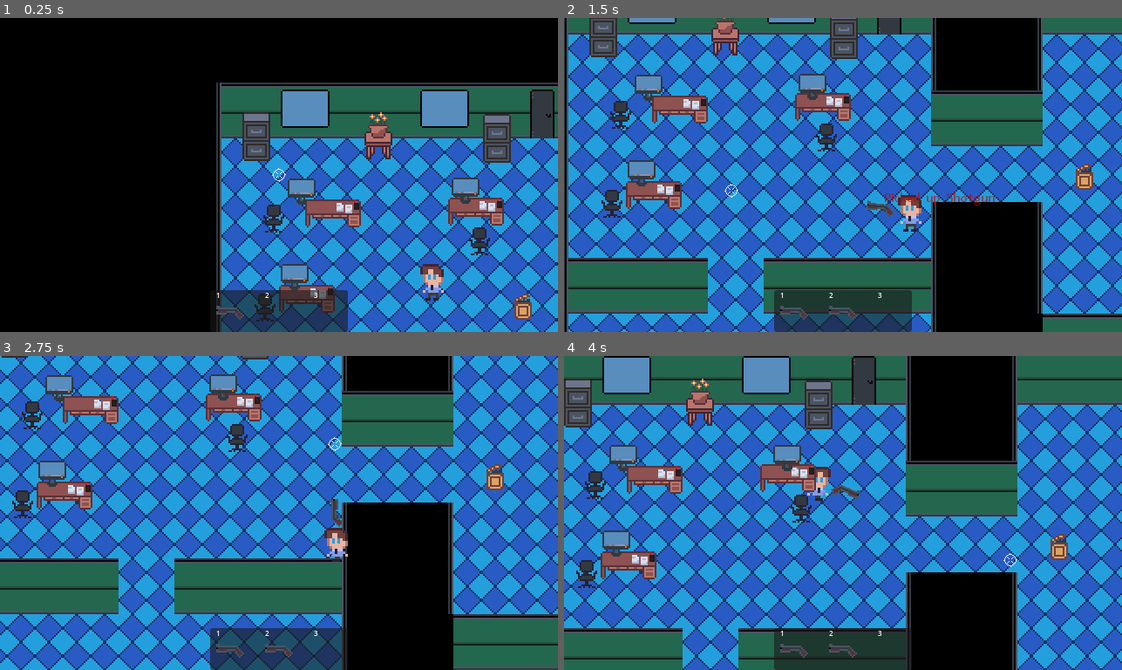
Above: before the commit, frames 1-4 (two rows, left to right).
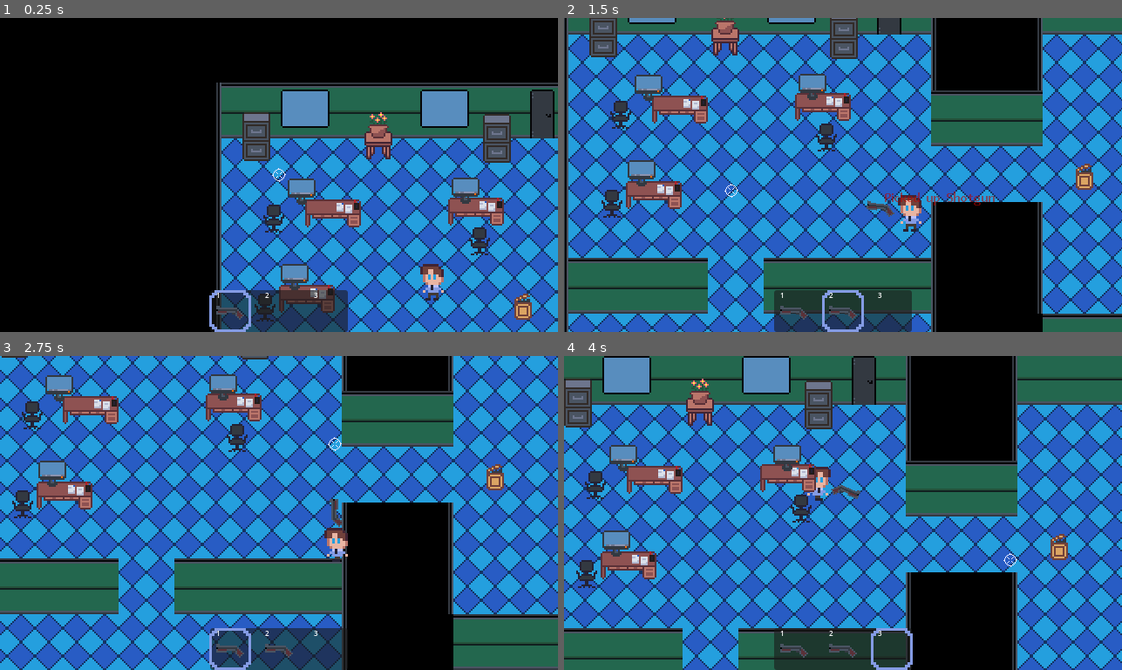
Above: after the commit, the same moments.

Repository: bhmcarr/Deep-Dive
Game: Godot game, scene res://Scenes/main.tscn
Two runs of this game, one before a commit and one after it. Both use one fixed random seed, a clock stepped at 60 frames per second and the inputs below.
Inputs (mouse positions are in pixels of both pictures, inside the frame that each line leads up to):
- Up to frame 1 (0.25 s): no input
- Up to frame 2 (1.5 s): move the mouse to (965, 159) at 0.52 s; hold D (move_right) 0.53-1.28 s; tap 1 (item_1) at 0.6 s; tap 2 (item_2) at 0.8, 1.35 s; move the mouse to (731, 190) at 1.27 s; hold S (move_down) from 1.28 s (still down)
- Up to frame 3 (2.75 s): tap 3 (item_3) at 1.55, 2.1 s; move the mouse to (334, 443) at 2.02 s; release S (move_down) at 2.03 s; hold D (move_right) from 2.03 s (still down); tap 1 (item_1) at 2.3 s
- Up to frame 4 (4 s): move the mouse to (815, 575) at 2.77 s; release D (move_right) at 2.78 s; hold W (move_up) 2.78-3.53 s; tap 1 (item_1) at 2.85 s; tap 2 (item_2) at 3.05, 3.6 s; move the mouse to (1010, 560) at 3.52 s; hold A (move_left) from 3.53 s (still down); tap 3 (item_3) at 3.8 s

The runs differ from the first frame. In frame 1, 0.2% of the frame differs, in the area x 37-45%, y 86-100%; in frame 2, 0.2%; in frame 3, 0.2%; in frame 4, 0.2%.

Commit message:
selected item on hotbar

Diff:
--- a/Scenes/UI/Hotbar.tscn
+++ b/Scenes/UI/Hotbar.tscn
@@ -2,6 +2,7 @@
 
 [ext_resource type="Texture2D" uid="uid://soqp1ktvu4u4" path="res://Assets/shotgun.png" id="1_4xv20"]
 [ext_resource type="Script" uid="uid://boeqyau84o3ys" path="res://Scenes/UI/hotbar.gd" id="1_xlsws"]
+[ext_resource type="Texture2D" uid="uid://wxlasrx00co7" path="res://Assets/hotbar_selector.png" id="2_mmfkx"]
 
 [sub_resource type="LabelSettings" id="LabelSettings_xlsws"]
 font_size = 8
@@ -27,6 +28,11 @@
 offset_right = 79.0
 grow_horizontal = 2
 grow_vertical = 0
+
+[node name="HotbarSelector" type="Sprite2D" parent="Panel" unique_id=1586977076]
+position = Vector2(23, 24)
+scale = Vector2(3, 3)
+texture = ExtResource("2_mmfkx")
 
 [node name="NumberLabels" type="Control" parent="Panel" unique_id=1967065719]
 layout_mode = 1
--- a/Scenes/UI/hotbar.gd
+++ b/Scenes/UI/hotbar.gd
@@ -3,7 +3,7 @@
 @onready var item_sprite_1: Sprite2D = $Panel/ItemSprite1
 @onready var item_sprite_2: Sprite2D = $Panel/ItemSprite2
 @onready var item_sprite_3: Sprite2D = $Panel/ItemSprite3
-
+@onready var hotbar_selector: Sprite2D = $Panel/HotbarSelector
 
 # Called when the node enters the scene tree for the first time.
 func _ready() -> void:
@@ -13,11 +13,15 @@
 
 	Inventory.item_added.connect(_on_item_added)
 	Inventory.item_removed.connect(_on_item_removed)
+	Inventory.item_selected.connect(_on_item_selected)
 
 func _on_item_added(new_item: Item) -> void:
 	_update_item_info()
 
 func _on_item_removed(index_removed: int) -> void:
+	_update_item_info()
+
+func _on_item_selected(new_index: int) -> void:
 	_update_item_info()
 
 func _update_item_info() -> void:
@@ -28,3 +32,12 @@
 		item_sprite_2.texture = load(Inventory.get_item(1).image_path)
 	if size > 2:
 		item_sprite_3.texture = load(Inventory.get_item(2).image_path)
+
+	# Update selector position
+	match Inventory.selected_item_index:
+		0:
+			hotbar_selector.position = item_sprite_1.position
+		1:
+			hotbar_selector.position = item_sprite_2.position
+		2:
+			hotbar_selector.position = item_sprite_3.position
--- a/Scenes/player.gd
+++ b/Scenes/player.gd
@@ -15,10 +15,13 @@
 
 	# Handle switching weapons
 	if Input.is_action_just_pressed("item_1"):
+		Inventory.set_selected_item_index(0)
 		_switch_weapon(0)
 	if Input.is_action_just_pressed("item_2"):
+		Inventory.set_selected_item_index(1)
 		_switch_weapon(1)
 	if Input.is_action_just_pressed("item_3"):
+		Inventory.set_selected_item_index(2)
 		_switch_weapon(2)
 
 	_handle_animations()
@@ -31,6 +34,8 @@
 			c.get_collider().apply_central_impulse(-c.get_normal() * push_force)
 
 
+# TODO: The logic of switching items probably needs to be pulled up into the Inventory code,
+# 		especially since we're going to have items that aren't weapons
 func _switch_weapon(inv_index: int) -> void:
 	# get selected item
 	var item_to_switch = Inventory.get_item(inv_index)
--- a/Scripts/Singletons/inventory.gd
+++ b/Scripts/Singletons/inventory.gd
@@ -2,9 +2,11 @@
 
 @export var current: Array[Item] = []
 var SIZE_LIMIT = 3
+var selected_item_index: int = 0
 
 signal item_added(new_item: Item)
 signal item_removed(index_removed: int)
+signal item_selected(new_selected_index: int)
 
 ## Gets the current held item at provided index. Returns the item resource on success, and null on fail.
 func get_item(item_index: int) -> Item:
@@ -33,3 +35,11 @@
 ## Returns the current number of items in the player's inventory
 func size() -> int:
 	return current.size()
+
+## Sets the selected item index to new_index. Returns true on success and false on fail.
+func set_selected_item_index(new_index: int) -> bool:
+	if new_index >= SIZE_LIMIT:
+		return false
+	selected_item_index = new_index
+	item_selected.emit(new_index)
+	return true
Binary file added: Assets/hotbar_selector.aseprite
Binary file added: Assets/hotbar_selector.png
Not shown, added: Assets/hotbar_selector.png.import
